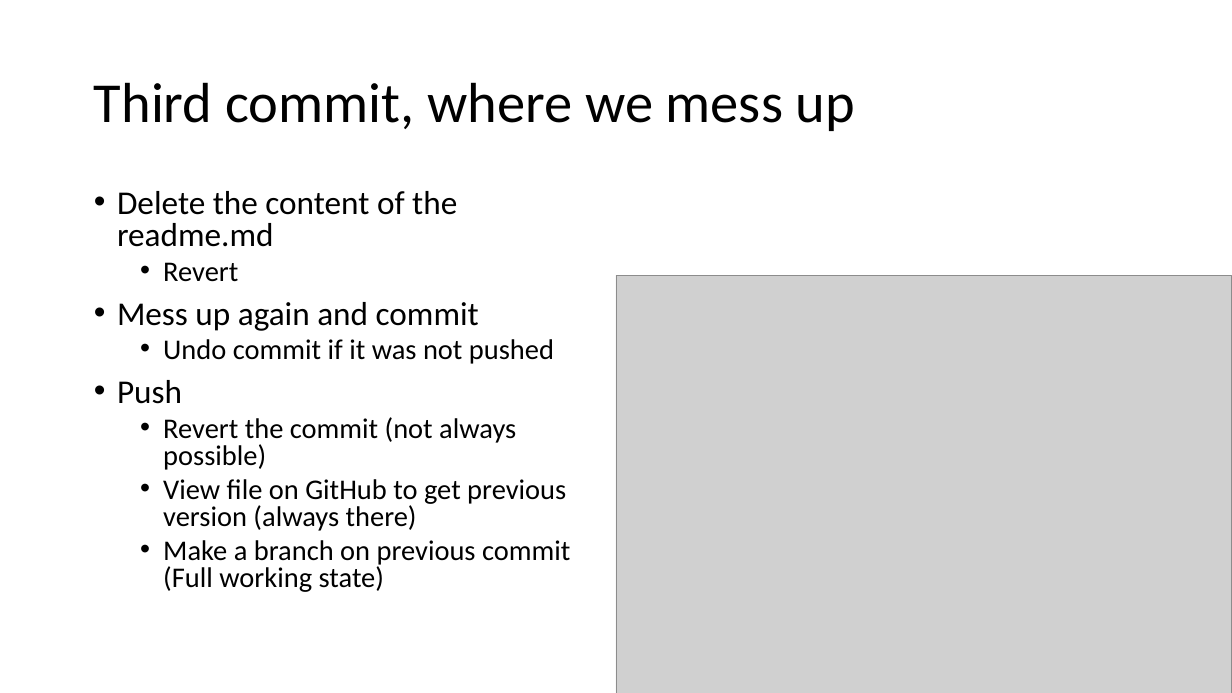
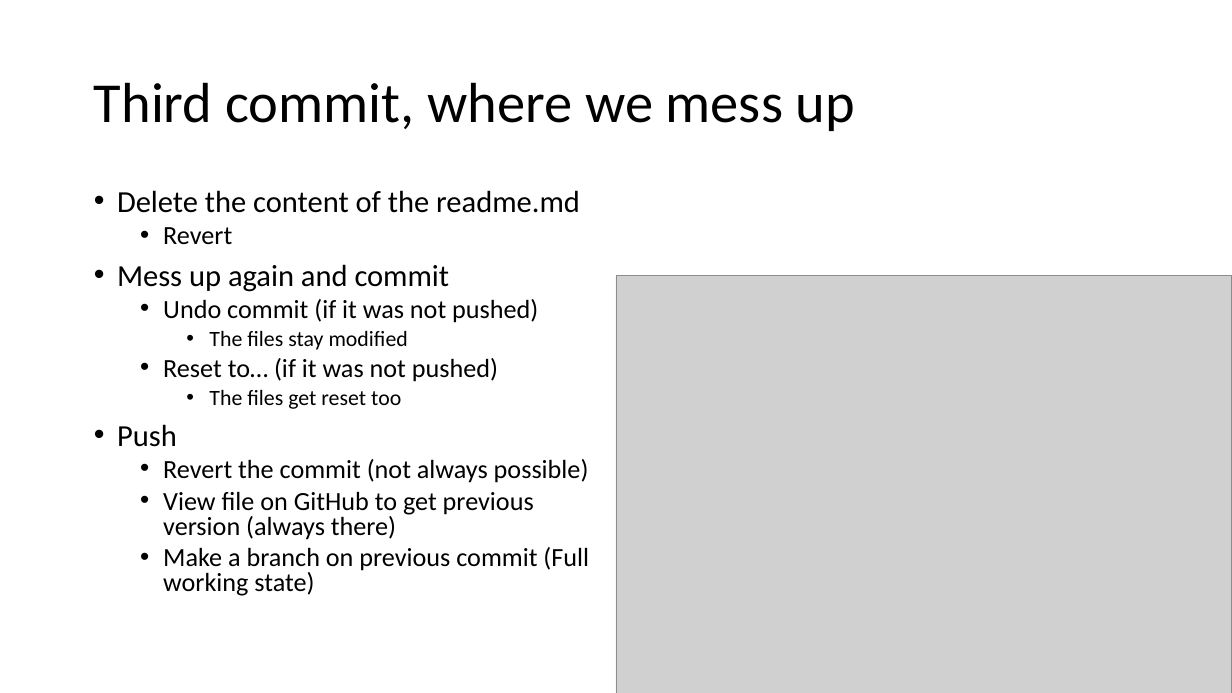
Before and after one commit to yuricai/Phys520, a slide deck: slide 25 of 01_GitTutorial/HowToGit - hands on.pptx. Drawn at 1232x693 pixels with LibreOffice and Linux fonts; fonts in the diff are those of the drawing; grey boxes stand for pictures. Boxes give left, top, right and bottom in pixels: in the first picture for what was removed or moved away, otherwise in the second. Text is boxed around its words. In the diff, an @@ line names an element or a change of style, - is before the commit and + after.

```diff
--- a/01_GitTutorial/HowToGit - hands on.pptx
+++ b/01_GitTutorial/HowToGit - hands on.pptx
@@ text at (117, 190, 589, 596): size 25.9 to 23.8 pt in "Delete the content of the readme.md", "Mess up again and commit", "Push"; size 22.2 to 20.4 pt in "Revert", "Revert the commit (not always possible)", "View file on GitHub to get previous ...", "Make a branch on previous commit (Full ..." @@
@@ text at (163, 299, 538, 409): text changed; size 22.2 to 20.4 pt @@
-  • Undo commit if it was not pushed
+  • Undo commit (if it was not pushed)
+    • The files stay modified
+  • Reset to… (if it was not pushed)
+    • The files get reset too
```
Also in this commit, not shown: 7 other slides changed, 5 slides added, 1 slide removed, 2 other files.
